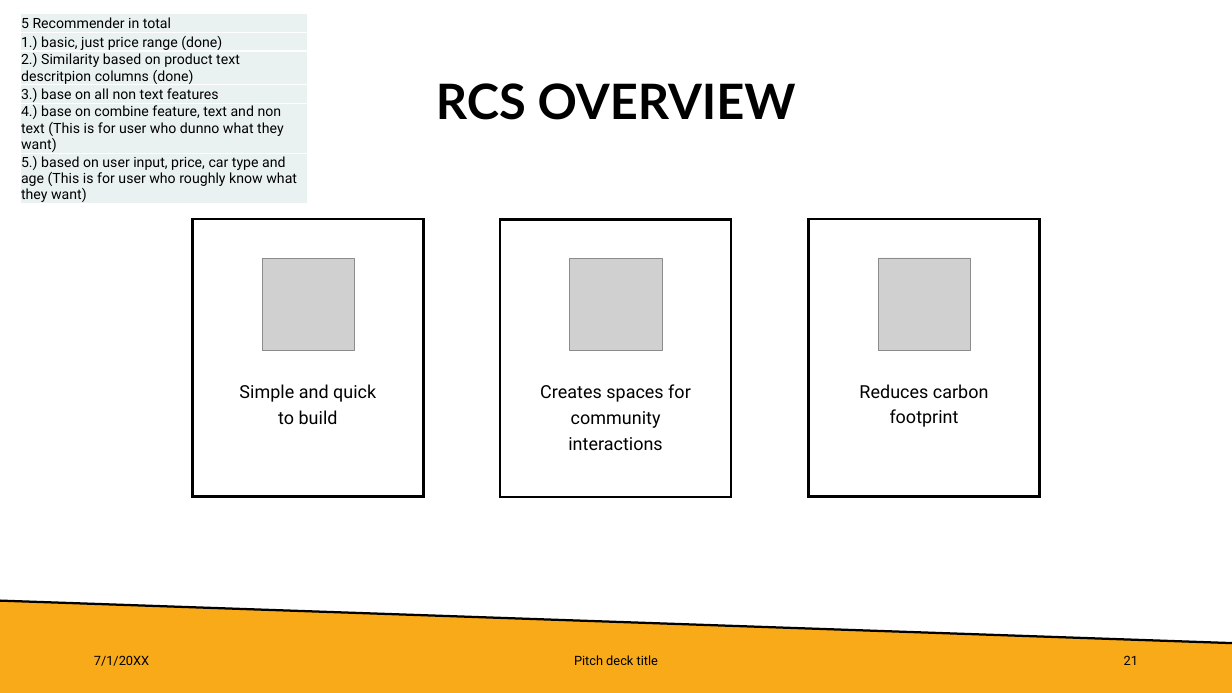
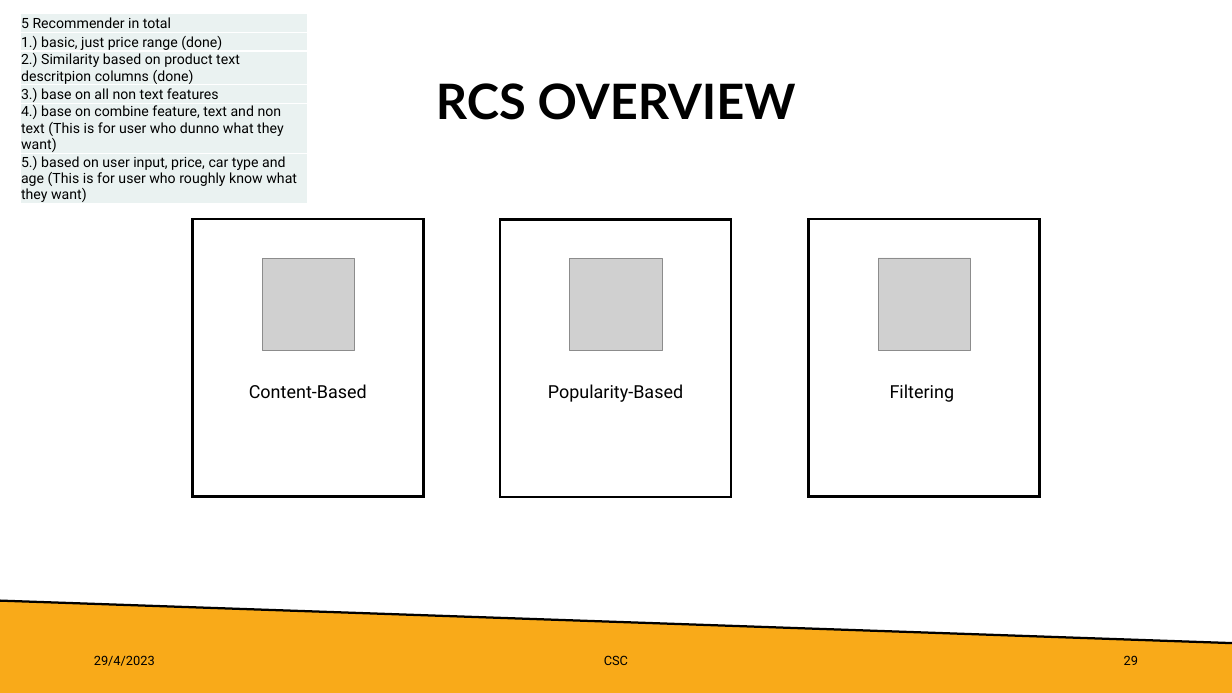
Before and after one commit to lkimhui/CarSmartConsultancy, a slide deck: slide 29 of BIG_DATA_PROCESSING_PresentationDeck.pptx (slide 21 before the commit). Drawn at 1232x693 pixels with LibreOffice and Linux fonts; fonts in the diff are those of the drawing; grey boxes stand for pictures. Boxes give left, top, right and bottom in pixels: in the first picture for what was removed or moved away, otherwise in the second. Text is boxed around its words. In the diff, an @@ line names an element or a change of style, - is before the commit and + after.

Commit message:
PPT Update

```diff
--- a/BIG_DATA_PROCESSING_PresentationDeck.pptx
+++ b/BIG_DATA_PROCESSING_PresentationDeck.pptx
@@ text at [249,384,367,398]: text changed @@
-Simple and quick to build
+Content-Based
@@ text at [548,384,683,402]: text changed @@
-Creates spaces for community interactions
+Popularity-Based
@@ text at [890,384,955,402]: text changed @@
-Reduces carbon footprint
+Filtering
@@ text at [94,655,155,666]: text changed @@
-7/1/20XX
+29/4/2023
@@ text at [604,655,628,665]: text changed @@
-Pitch deck title
+CSC
@@ page number at [1124,655,1138,665]: text changed @@
-21
+29
```
Also in this commit, not shown: 5 other slides changed, 8 slides added.
